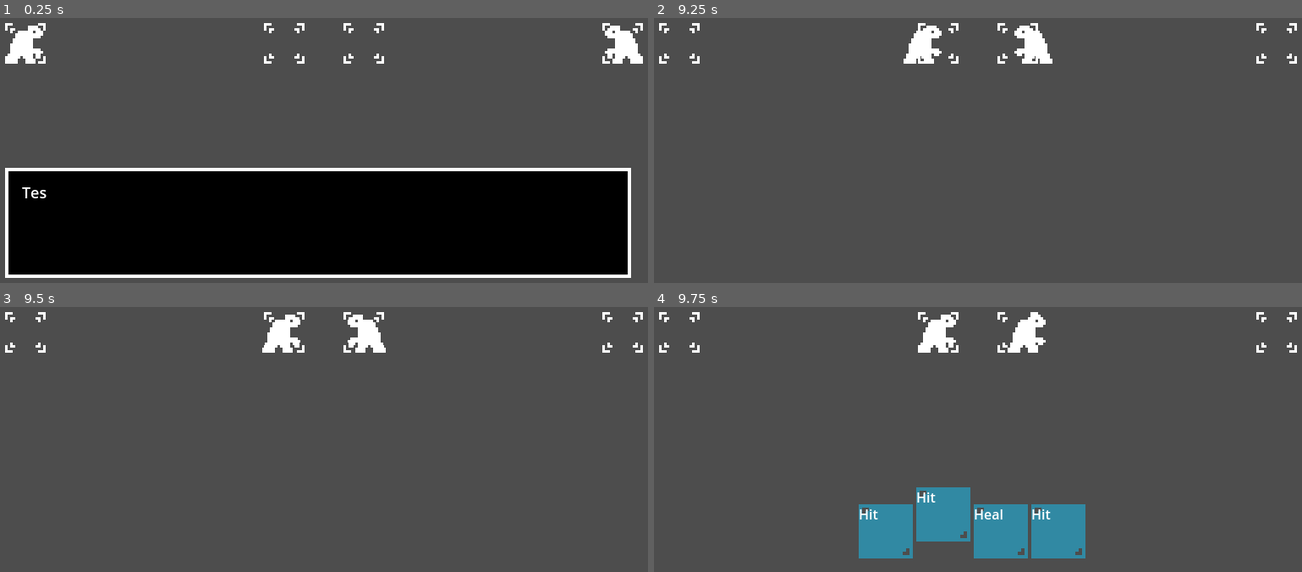
Above: before the commit, frames 1-4 (two rows, left to right).
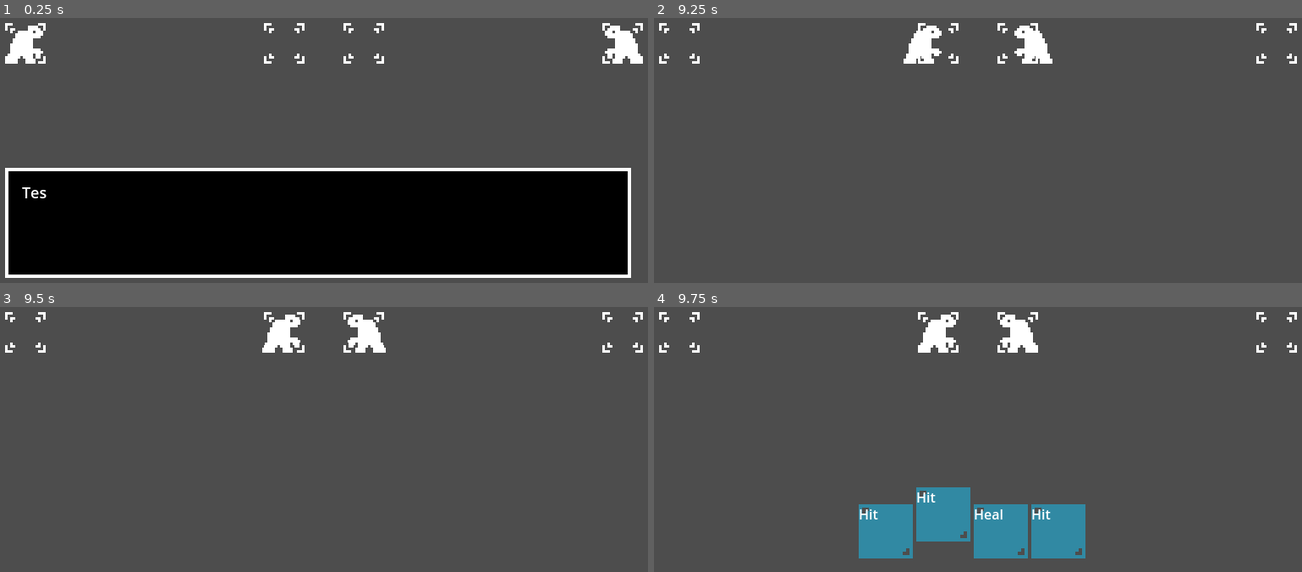
Above: after the commit, the same moments.

Repository: IsaelGabriel/tamer-game
Game: Godot game, scene res://nodes/battle_scene.tscn
Two runs of this game, one before a commit and one after it. Both use one fixed random seed, a clock stepped at 60 frames per second and the inputs below.
Inputs:
- Up to frame 1 (0.25 s): no input
- Up to frame 2 (9.25 s): tap Enter (ui_accept) at 0.5, 0.77, 1.25, 1.52, 2, 2.75, 3.02, 3.5, 3.77, 4.52, 6.02, 6.77, 7.52, 9.02 s; hold Right (ui_right) 0.53-1.28 s; hold Left (ui_left) 1.28-2.03 s; hold Right (ui_right) 2.03-3.53 s; hold Left (ui_left) 3.53-5.78 s; hold Right (ui_right) 5.78-8.03 s; hold Left (ui_left) from 8.03 s (still down)
- Up to frame 3 (9.5 s): keep holding Left (ui_left)
- Up to frame 4 (9.75 s): release Left (ui_left) at 9.53 s; hold Right (ui_right) from 9.53 s (still down)

Frames 1-3 are identical in both runs. In frame 4, 0.3% of the frame differs, in the area x 53-61%, y 2-18%.

Commit message:
Add movement pause on BattleMonster

Diff:
--- a/scripts/battle_monster.gd
+++ b/scripts/battle_monster.gd
@@ -1,6 +1,8 @@
 extends Node2D
 
 class_name BattleMonster
+
+static var MOVEMENT_PAUSED: bool = false
 
 class BattleMonsterState:
 	var _battle_monster
--- a/scripts/enemy_battle_monster.gd
+++ b/scripts/enemy_battle_monster.gd
@@ -20,6 +20,7 @@
 		sprite.flip_h = true
 
 	func process(delta):
+		if BattleMonster.MOVEMENT_PAUSED: return
 		interpolation_timer += delta * speed * 0.01
 		interpolation_timer = min(interpolation_timer, 1.0)
 		sprite.position = base.position.lerp(goal.position, interpolation_timer)
@@ -44,6 +45,7 @@
 		sprite.flip_h = false
 
 	func process(delta):
+		if BattleMonster.MOVEMENT_PAUSED: return
 		interpolation_timer += delta * speed * 0.01
 		interpolation_timer = min(interpolation_timer, 1.0)
 		sprite.position = goal.position.lerp(base.position, interpolation_timer)
--- a/scripts/player_battle_monster.gd
+++ b/scripts/player_battle_monster.gd
@@ -1,7 +1,6 @@
-extends "res://scripts/battle_monster.gd"
+extends BattleMonster
 
 class_name PlayerBattleMonster
-
 
 class BMSAwaitCommand :
 	extends BattleMonsterState
@@ -21,6 +20,7 @@
 
 
 	func start():
+		BattleMonster.MOVEMENT_PAUSED = true
 		skill_manager = _battle_monster.skill_manager
 		skill_card_container = _battle_monster.skill_card_container
 
@@ -48,6 +48,7 @@
 	func end():
 		for child in skill_card_container.get_children():
 			child.queue_free()
+		BattleMonster.MOVEMENT_PAUSED = false
 
 class BMSForward:
 	extends BattleMonsterState
@@ -67,6 +68,7 @@
 		sprite.flip_h = false
 
 	func process(delta):
+		if BattleMonster.MOVEMENT_PAUSED: return
 		interpolation_timer += delta * speed * 0.01
 		interpolation_timer = min(interpolation_timer, 1.0)
 		sprite.position = base.position.lerp(goal.position, interpolation_timer)
@@ -91,6 +93,7 @@
 		sprite.flip_h = true
 
 	func process(delta):
+		if BattleMonster.MOVEMENT_PAUSED: return
 		interpolation_timer += delta * speed * 0.01
 		interpolation_timer = min(interpolation_timer, 1.0)
 		sprite.position = goal.position.lerp(base.position, interpolation_timer)
